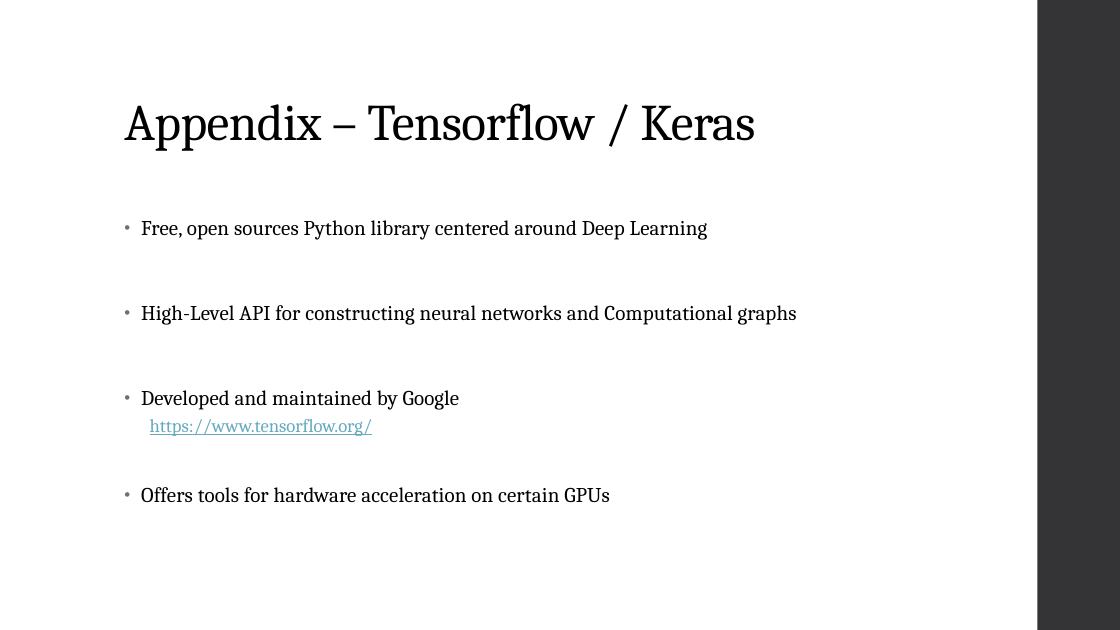
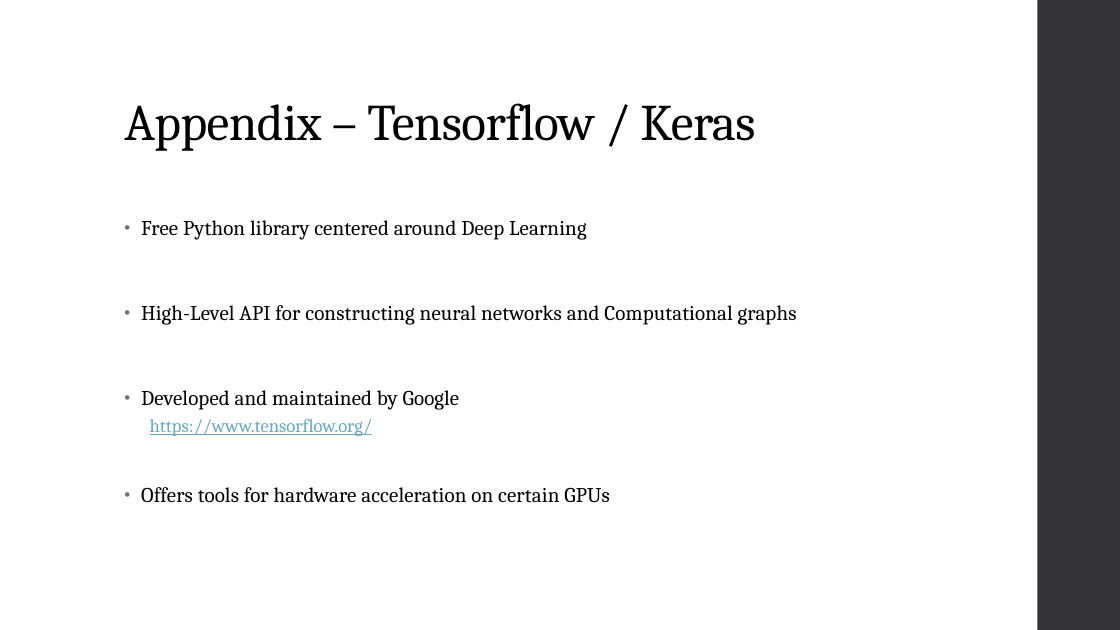
Before and after one commit to landonbuell/Buell-Senior-Thesis, a slide deck: slide 34 of JMMPaper/Musical Instrument Classification Using a Hybrid Neural Network BuellShortv1.pptx (slide 30 before the commit). Drawn at 1120x630 pixels with LibreOffice and Linux fonts; fonts in the diff are those of the drawing. Boxes give left, top, right and bottom in pixels: in the first picture for what was removed or moved away, otherwise in the second. Text is boxed around its words. In the diff, an @@ line names an element or a change of style, - is before the commit and + after.

```diff
--- a/JMMPaper/Musical Instrument Classification Using a Hybrid Neural Network BuellShortv1.pptx
+++ b/JMMPaper/Musical Instrument Classification Using a Hybrid Neural Network BuellShortv1.pptx
@@ text at (141,220,587,240): text changed @@
-• Free, open sources Python library centered around Deep Learning
+• Free Python library centered around Deep Learning
```
Also in this commit, not shown: 4 other slides changed, 5 slides added, 1 slide removed, 1 other file.
